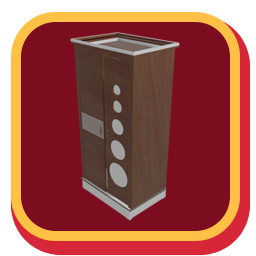
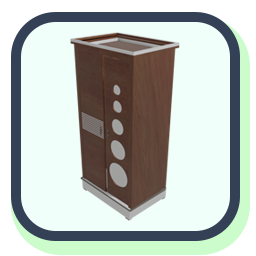
Layered file, before and after one edit (256 × 256). Changes by layer:
painted on "Rounded Rectangle 2" over [11, 12, 240, 241]
